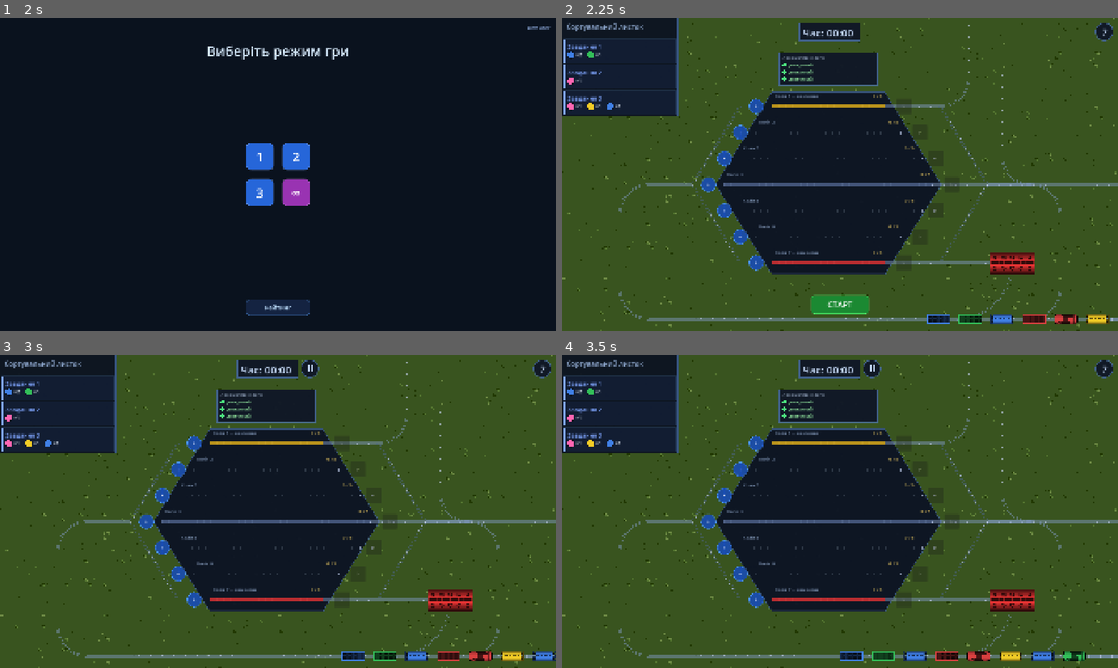
Above: before the commit, frames 1-4 (two rows, left to right).
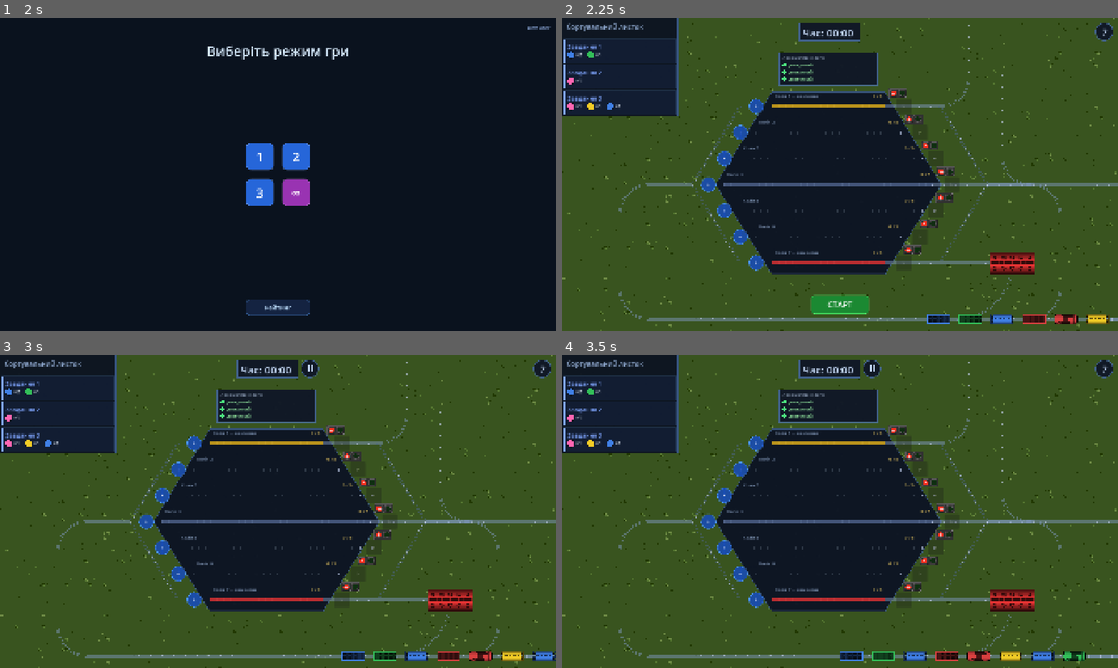
Above: after the commit, the same moments.

Repository: Fenimors99/shunting-game
Game: Godot game, scene res://scenes/LoginScreen.tscn
Same seed, same stepped clock (60 frames per second), same inputs: the game is played once before the commit and once after it.
Inputs (mouse positions are in pixels of both pictures, inside the frame that each line leads up to):
- Up to frame 1 (2 s): click "Увійти через Google" at 0.5 s; tap Enter at 1.25 s; move the mouse to (400, 158) at 1.27 s; click (400, 158) at 1.42 s
- Up to frame 2 (2.25 s): click "1" at 2 s
- Up to frame 3 (3 s): click "СТАРТ" at 2.75 s
- Up to frame 4 (3.5 s): no input

Frame 1 is identical in both runs. In frame 2, 0.7% of the frame differs, in the area x 58-71%, y 22-76%; in frame 3, 0.7%; in frame 4, 0.7%.

Commit message:
Add Traffic Lights

Diff:
--- a/scripts/GameScreen.gd
+++ b/scripts/GameScreen.gd
@@ -567,6 +567,7 @@
 	tween.tween_callback(on_done)
 
 func _on_track_exit_tapped(track_index: int) -> void:
+	station.flash_track_green(track_index, 1)
 	if not loco_depot.use_locomotive():
 		return
 	var wagons: Array = station.pop_all_wagons(track_index)
@@ -578,6 +579,7 @@
 		_animate_exit(wagons, track_index)
 
 func _on_track_exit_choice(track_index: int, submit: bool) -> void:
+	station.flash_track_green(track_index, 1)
 	if not loco_depot.use_locomotive():
 		return
 	var wagons: Array = station.pop_all_wagons(track_index)
--- a/scripts/Station.gd
+++ b/scripts/Station.gd
@@ -33,6 +33,7 @@
 var _loading_wagons: Array  = []
 var _loading_timer:  float  = 0.0
 var _loading_btn:    Button = null
+var _traffic_lights: Array = []   # Array[TrafficLight]
 
 var _repair_status_box:    Node2D = null
 var _repair_status_label:  Label  = null
@@ -55,6 +56,7 @@
 	_create_entry_buttons()
 	_create_exit_buttons()
 	_create_choice_containers()
+	_create_traffic_lights()
 	_create_repair_depot_roof()
 	_create_status_boxes()
 
@@ -755,3 +757,48 @@
 	s.set_border_width_all(2)
 	s.set_corner_radius_all(26)
 	return s
+
+func _create_traffic_lights() -> void:
+	_traffic_lights.resize(Layout.TRACK_COUNT)
+
+	for i in range(1, Layout.TRACK_COUNT + 1):
+		var y := Layout.get_track_y(i)
+		var bounds := _get_track_bounds(i)
+
+		var light := TrafficLight.new()
+		light.housing_texture = preload("res://assets/traffic_light_3.png")
+
+		# Делаем светофор примерно в 2 раза меньше
+		light.sprite_scale = Vector2(0.25, 0.25)
+		light.lamp_radius = 40.0
+
+		# Ставим правее и чуть выше центра колеи
+		var x_offset := 65.0
+
+		if i == 1:
+			x_offset = 14.0
+		elif i == 2:
+			x_offset = 14.0
+		elif i == 3:
+			x_offset = 14.0
+		elif i == 4:
+			x_offset = 14.0
+
+		light.position = Vector2(bounds.y + x_offset, y - 61)
+		light.z_index = 5
+		light.set_red()
+
+		add_child(light)
+		_traffic_lights[i - 1] = light
+
+
+func flash_track_green(track_index: int, duration: float = 0.6) -> void:
+	var light: TrafficLight = _traffic_lights[track_index - 1]
+	if light != null:
+		light.flash_green(duration)
+
+
+func set_track_red(track_index: int) -> void:
+	var light: TrafficLight = _traffic_lights[track_index - 1]
+	if light != null:
+		light.set_red()
--- /dev/null
+++ b/scripts/TrafficLight.gd
@@ -0,0 +1,79 @@
+extends Node2D
+class_name TrafficLight
+
+enum LightState {
+	RED,
+	GREEN
+}
+
+@export var housing_texture: Texture2D
+@export var lamp_radius: float = 28.0
+
+# Позиции центров ламп относительно левого верхнего угла спрайта.
+# Подогнано под твой файл 248x128: слева красный, справа зелёный.
+@export var red_center: Vector2 = Vector2(64.0, 64.0)
+@export var green_center: Vector2 = Vector2(184.0, 64.0)
+
+@export var red_on_color: Color = Color(1.0, 0.18, 0.12, 0.95)
+@export var red_off_color: Color = Color(0.22, 0.05, 0.05, 0.9)
+
+@export var green_on_color: Color = Color(0.2, 1.0, 0.35, 0.95)
+@export var green_off_color: Color = Color(0.04, 0.18, 0.06, 0.9)
+
+@export var glow_scale: float = 1.45
+@export var sprite_scale: Vector2 = Vector2(0.5, 0.5)
+
+var _state: LightState = LightState.RED
+var _sprite: Sprite2D
+
+
+func _ready() -> void:
+	_sprite = Sprite2D.new()
+	_sprite.centered = false
+	_sprite.texture = housing_texture
+	_sprite.scale = sprite_scale
+	_sprite.texture_filter = CanvasItem.TEXTURE_FILTER_NEAREST
+	_sprite.z_index = 2
+	add_child(_sprite)
+
+	queue_redraw()
+
+func set_red() -> void:
+	_state = LightState.RED
+	queue_redraw()
+
+func set_green() -> void:
+	_state = LightState.GREEN
+	queue_redraw()
+
+func flash_green(duration: float = 1) -> void:
+	set_green()
+
+	var timer := get_tree().create_timer(duration)
+	timer.timeout.connect(func():
+		if is_inside_tree():
+			set_red()
+	)
+
+func _draw() -> void:
+	var sx := sprite_scale.x
+	var sy := sprite_scale.y
+
+	var red_pos := Vector2(red_center.x * sx, red_center.y * sy)
+	var green_pos := Vector2(green_center.x * sx, green_center.y * sy)
+	var radius := lamp_radius * minf(sx, sy)
+
+	var red_color := red_on_color if _state == LightState.RED else red_off_color
+	var green_color := green_on_color if _state == LightState.GREEN else green_off_color
+
+	# Внешнее свечение
+	draw_circle(red_pos, radius * glow_scale, Color(red_color.r, red_color.g, red_color.b, 0.18))
+	draw_circle(green_pos, radius * glow_scale, Color(green_color.r, green_color.g, green_color.b, 0.18))
+
+	# Основной свет
+	draw_circle(red_pos, radius, red_color)
+	draw_circle(green_pos, radius, green_color)
+
+	# Яркое ядро огня
+	draw_circle(red_pos, radius * 0.45, Color(1, 0.72, 0.72, 0.95) if _state == LightState.RED else Color(0.18, 0.08, 0.08, 0.65))
+	draw_circle(green_pos, radius * 0.45, Color(0.82, 1, 0.82, 0.95) if _state == LightState.GREEN else Color(0.08, 0.15, 0.08, 0.65))
Binary file added: assets/traffic_light_3.png
Not shown, added: assets/traffic_light_3.png.import
Not shown, added: scripts/TrafficLight.gd.uid
